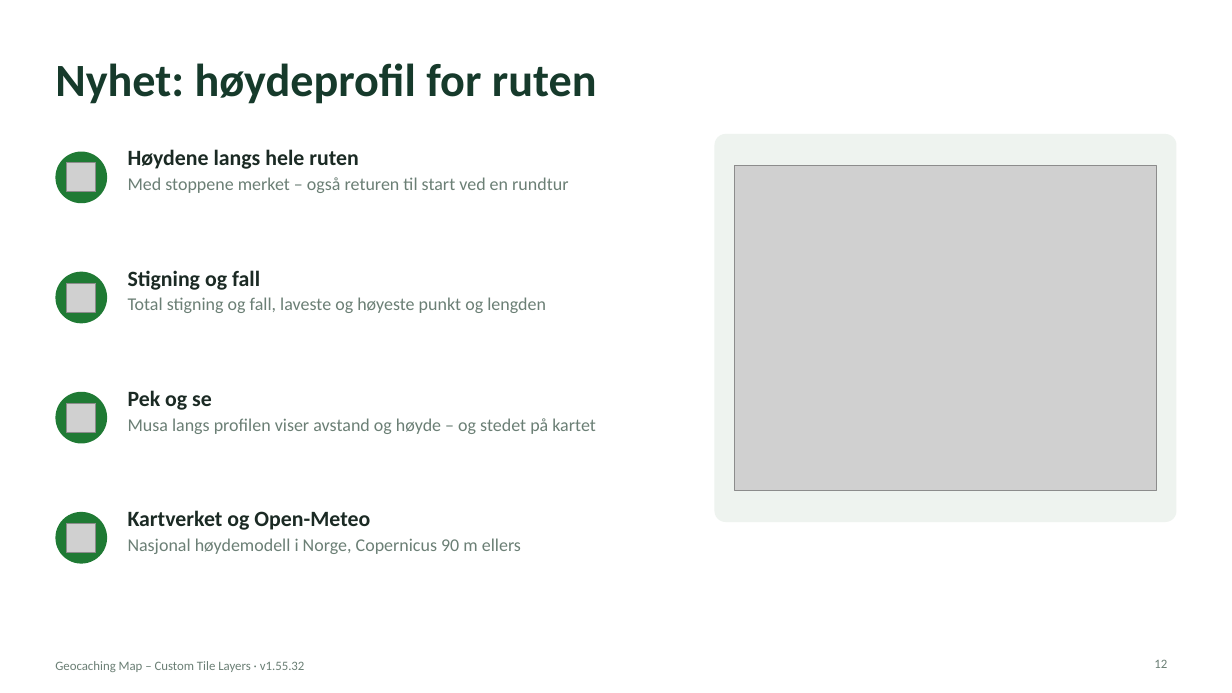
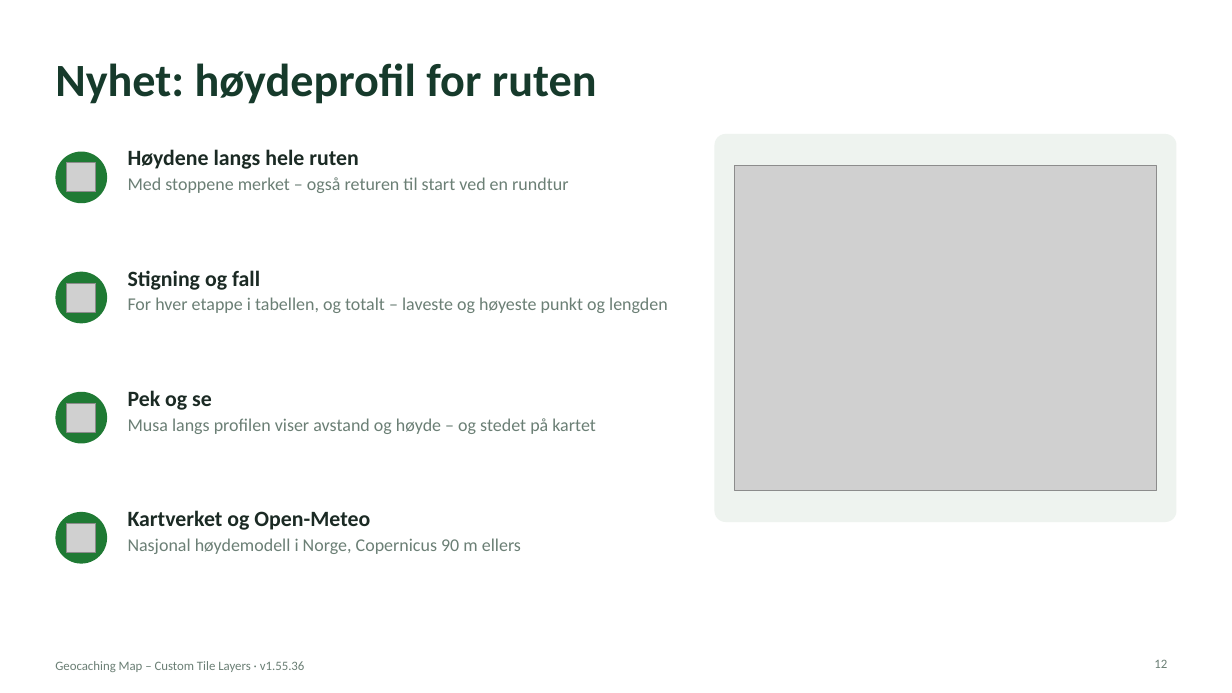
Before and after one commit to knutos/custom-tiles, a slide deck: slide 12 of docs/Geocaching-Map-Custom-Tile-Layers-Presentasjon.pptx. Drawn at 1232x693 pixels with LibreOffice and Linux fonts; fonts in the diff are those of the drawing; grey boxes stand for pictures. Boxes give left, top, right and bottom in pixels: in the first picture for what was removed or moved away, otherwise in the second. Text is boxed around its words. In the diff, an @@ line names an element or a change of style, - is before the commit and + after.

Commit message:
1.55.36 – Route preview: the climb and descent of every leg and in total, without opening the elevation profile; guides and presentations updated

```diff
--- a/docs/Geocaching-Map-Custom-Tile-Layers-Presentasjon.pptx
+++ b/docs/Geocaching-Map-Custom-Tile-Layers-Presentasjon.pptx
@@ text at (x1=128, y1=297, x2=668, y2=313): text changed @@
-Total stigning og fall, laveste og høyeste punkt og lengden
+For hver etappe i tabellen, og totalt – laveste og høyeste punkt og lengden
@@ text at (x1=55, y1=661, x2=305, y2=672): text changed @@
-Geocaching Map – Custom Tile Layers · v1.55.32
+Geocaching Map – Custom Tile Layers · v1.55.36
```
Also in this commit, not shown: 17 other slides changed, 9 other files.
